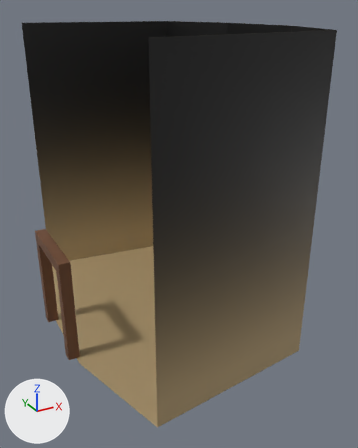
Before and after pictures for a commit that changed the Blender file Models/guild_interior.blend.
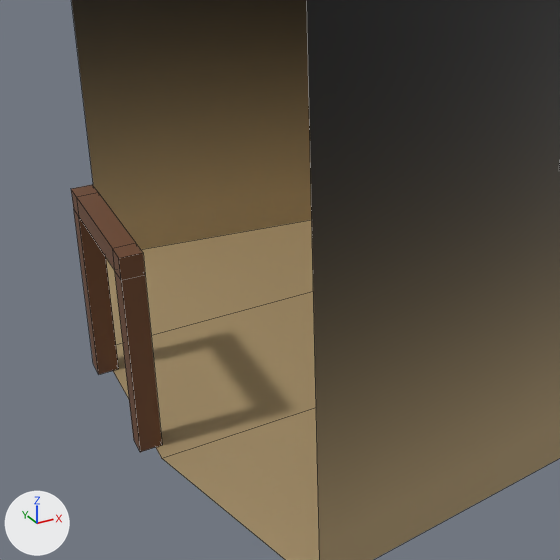
Each version is shown whole from a camera (50 mm lens) standing at (-23.9, -48.4, 34.9) and looking at (1.1, -3.0, 12.2), then close up on the part from 0% to 77% of the width and 31% to 92% of the height. Lighting does not change. The marker at lower left points along +X, +Y and +Z. The close-ups show mesh edges as thin lines.

The first close-up shows 'Cube', 'Plane-col'.
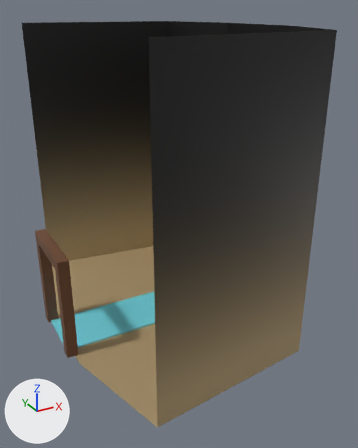
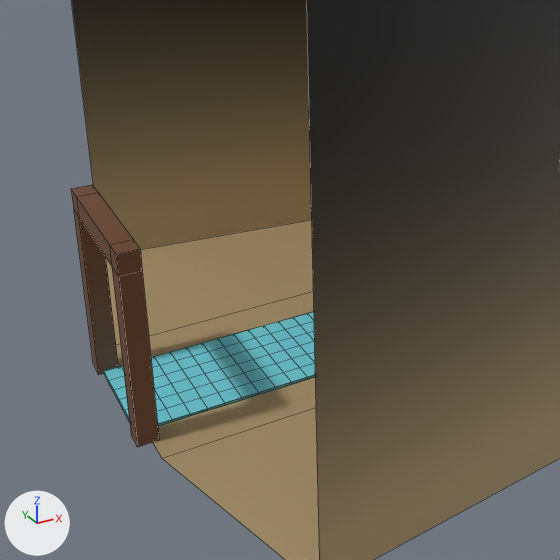
Pixel boxes (x1, y1, x2, y2) of what changed, in the close-ups (560 x 560 px; the box of a moved part takes in the faces that stretch with it):
'Cube', reshaped
    before: (71, 185, 162, 452)
    after: (71, 185, 159, 447)
'Cube.001', added (cyan)
    after: (103, 312, 315, 426)
part 1 of me_cube, moved or reshaped
    before: (106, 237, 162, 452)
    after: (106, 237, 159, 447)

The change, as a list of edits to the scene's bpy script:
```text
Add mat_material_004:
    mat_material_004 = principled_material('Material.004')
    mat_material_004.base_color = (0.169, 0.651, 0.74)  # cyan #72d3df
Change me_cube:
    where me_cube.from_pydata(...)  # 24 vertices, 22 faces; spans x -0.6..0.6, y -8.67..0.6, z -0.01..11.63
    used by ob_cube; location = (-12.89, 3.82, 0.0)
    me_cube part 1: all 12 vertices in x -0.6..0.6, y -8.67..-7.51, z 0.0..11.63 are moved by (0.0, 0.45, 0.0)
Add me_cube_002:
    me_cube_002.from_pydata(...)  # 436 vertices, 434 faces; spans x -14.1..8.7, y -3.2..3.2, z 0.0..0.2
    me_cube_002.polygons.foreach_set('use_smooth', [True] * 434)
    me_cube_002.materials.append(mat_material_004)  # cyan #72d3df
Add ob_cube_001:
    ob_cube_001 = bpy.data.objects.new('Cube.001', me_cube_002)
    ob_cube_001.location = (-2.32, 0.0, 0.0)
    ob_cube_001.scale = (0.775, 1.0, 1.0)
```
